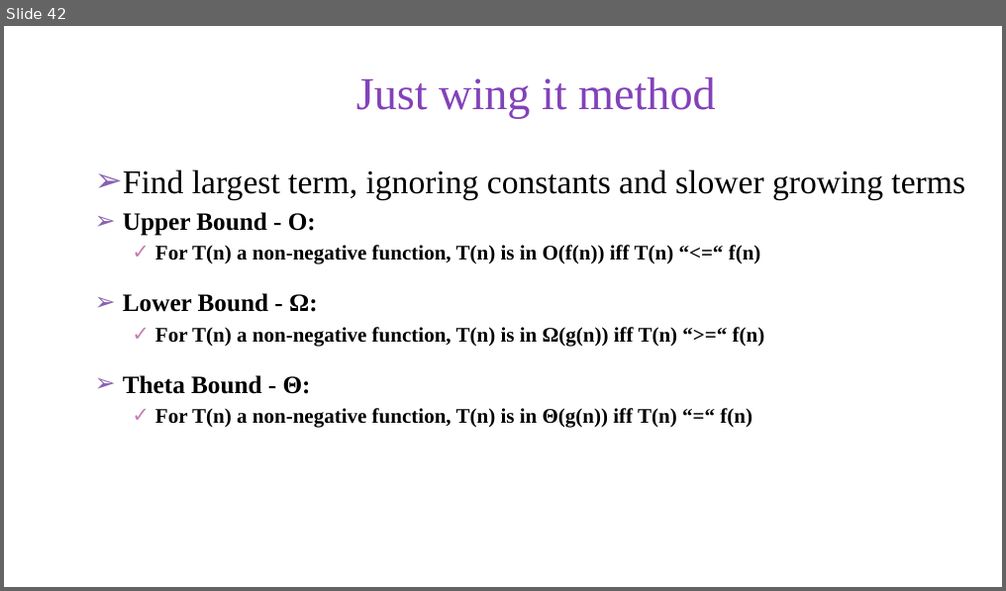
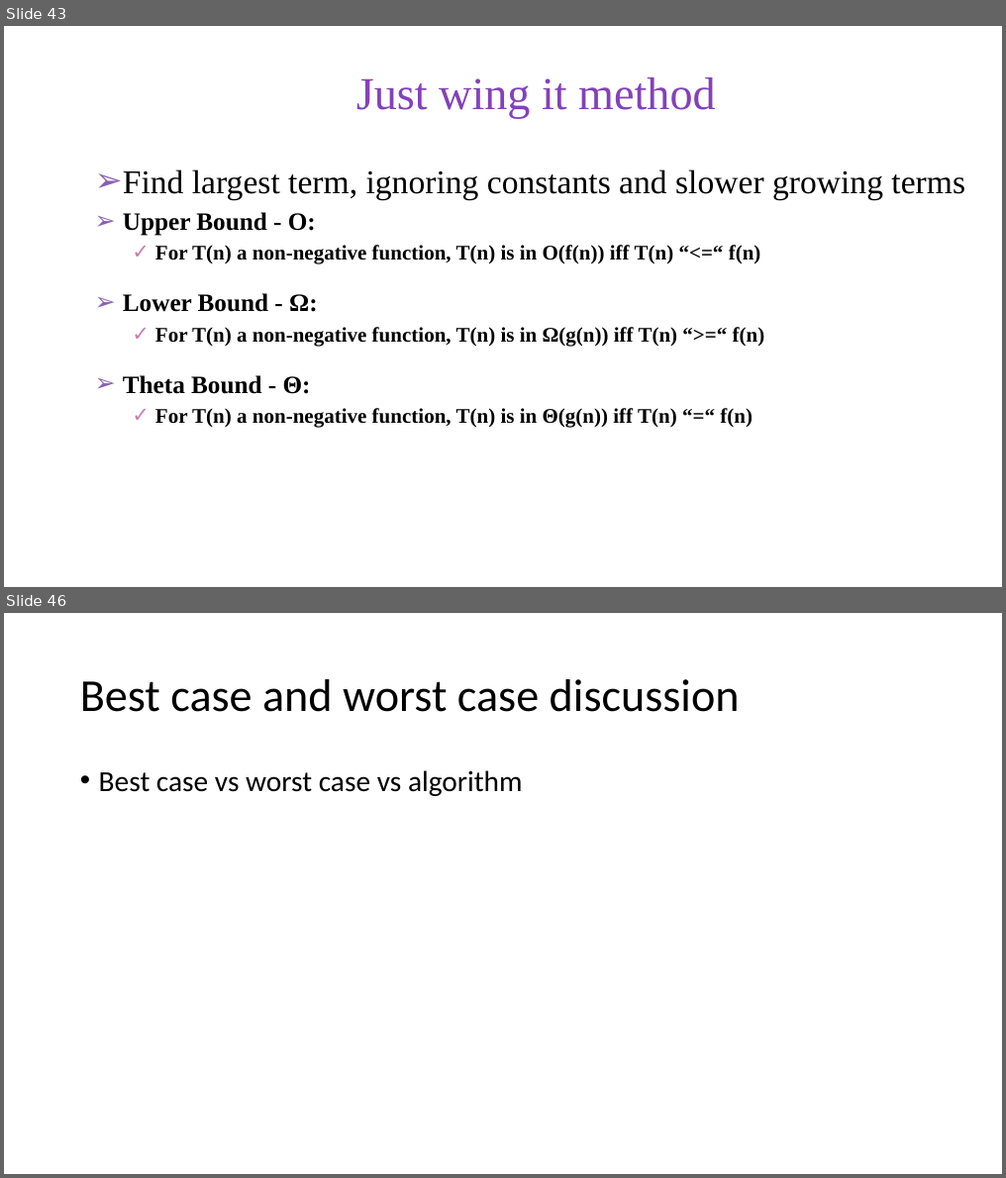
Before and after one commit to skalakm/232, a slide deck: notes.pptx. Shown one above the other, each under a label of ours: slide 42 before the commit, slides 43 and 46 after it; the slides between them are not shown. The pictures are 1006x591 and 1006x1178 pixels, drawn with LibreOffice and Linux fonts; fonts in the diff are those of the drawing; background and template pictures are left out. Boxes give left, top, right and bottom in pixels: in the first picture for what was removed or moved away, otherwise in the second. Text is boxed around its words. In the diff, an @@ line names an element or a change of style, - is before the commit and + after.

```diff
--- a/notes.pptx
+++ b/notes.pptx
@@ slide 46 added at [4,613,1002,1174], background #FFFFFF @@
@@ title added at [80,679,740,712], 44 pt, text #000000 @@
+Best case and worst case discussion
@@ text added at [99,770,523,796], 28 pt, text #000000 @@
+• Best case vs worst case vs algorithm
@@ what was slide 42 is now slide 43 @@
```
Also in this commit, not shown: 7 other slides added.
